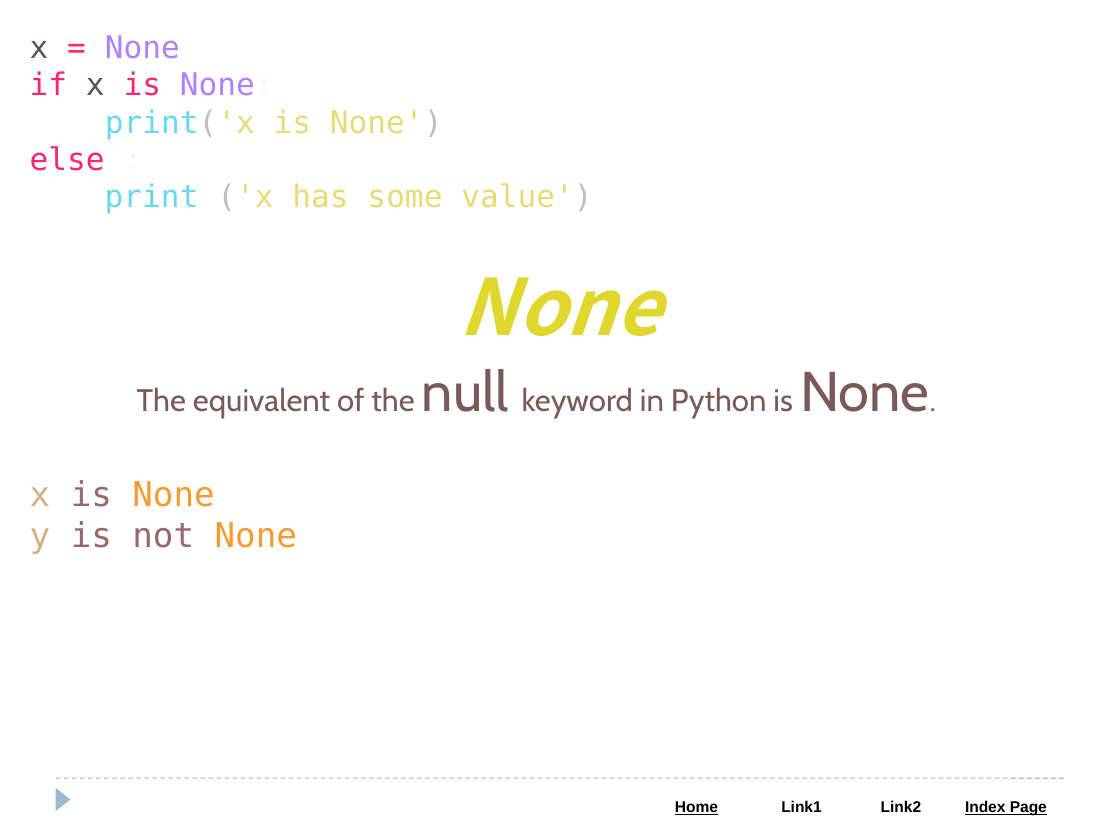
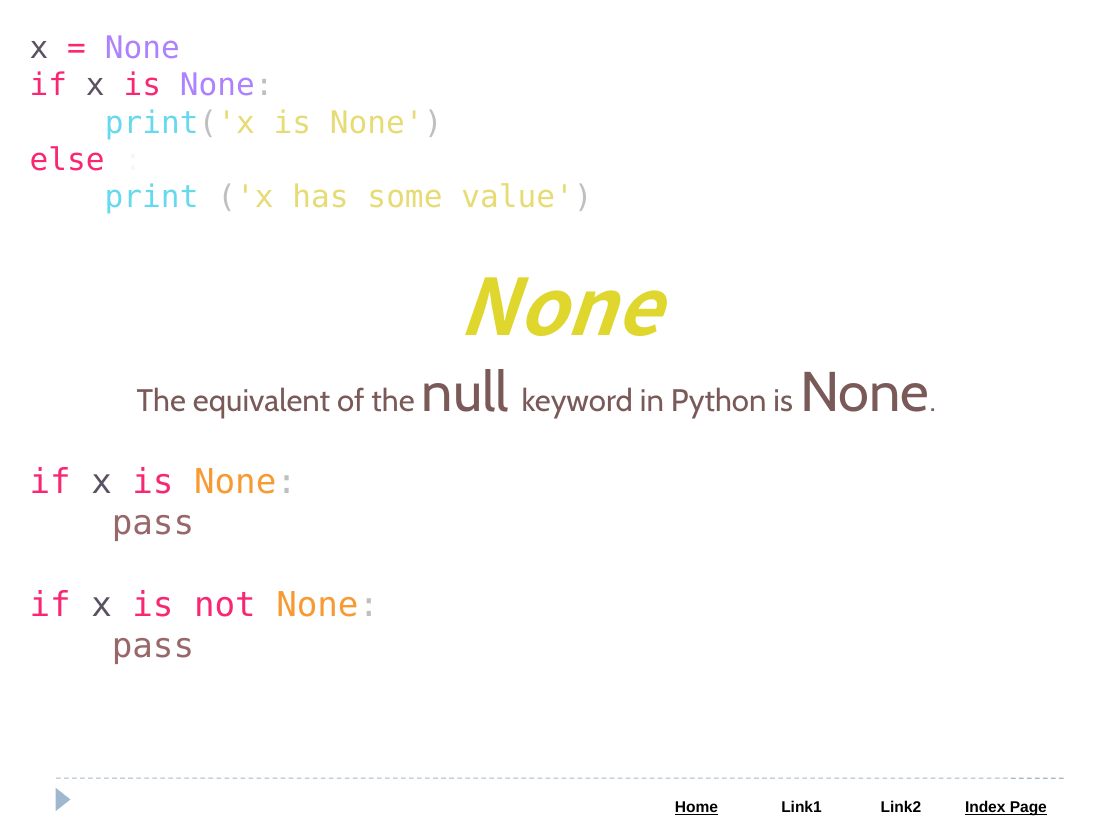
Before and after one commit to Saleel-Bagde-drive/Python-and-Web-PPTs, a slide deck: slide 5 of Python.pptx. Drawn at 1120x840 pixels with LibreOffice and Linux fonts; fonts in the diff are those of the drawing. Boxes give left, top, right and bottom in pixels: in the first picture for what was removed or moved away, otherwise in the second. Text is boxed around its words. In the diff, an @@ line names an element or a change of style, - is before the commit and + after.

```diff
--- a/Python.pptx
+++ b/Python.pptx
@@ text at (x1=30, y1=71, x2=274, y2=96): text colour #F8F8F2 to #BFBFBF in "None:" @@
@@ text at (x1=30, y1=467, x2=379, y2=664): text changed; text colour #F79A32 to #F92672 @@
-x is None
-y is not None
+if x is None:
+pass
+if x is not None:
+pass
```
Also in this commit, not shown: 19 other slides changed, 9 slides added, 3 slides removed.
